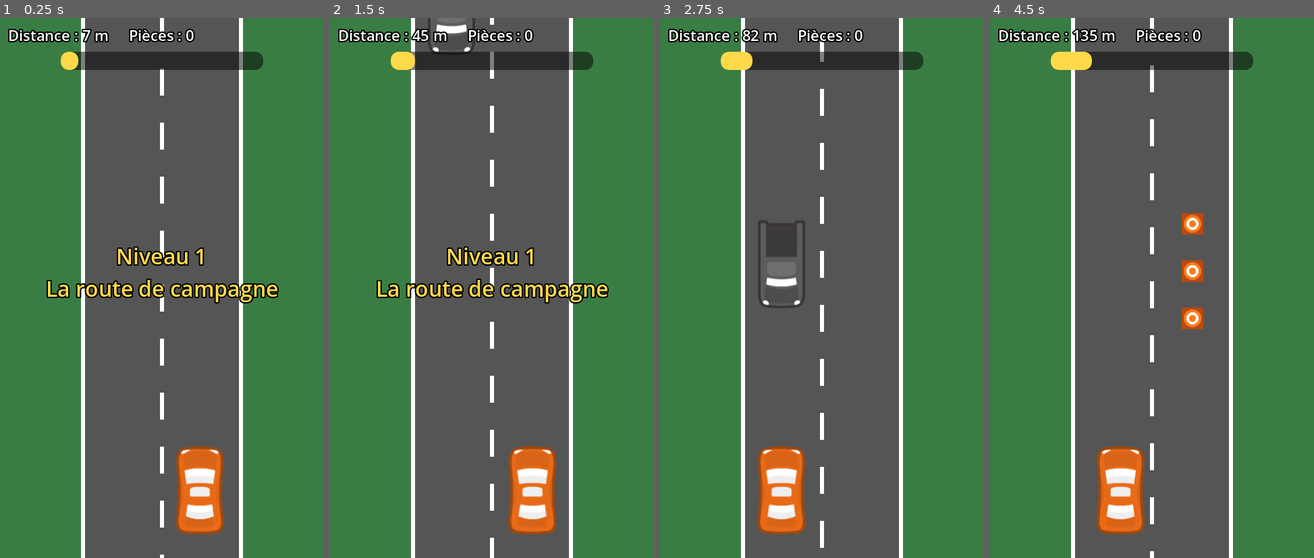
Above: before the commit, frames 1-4 (left to right).
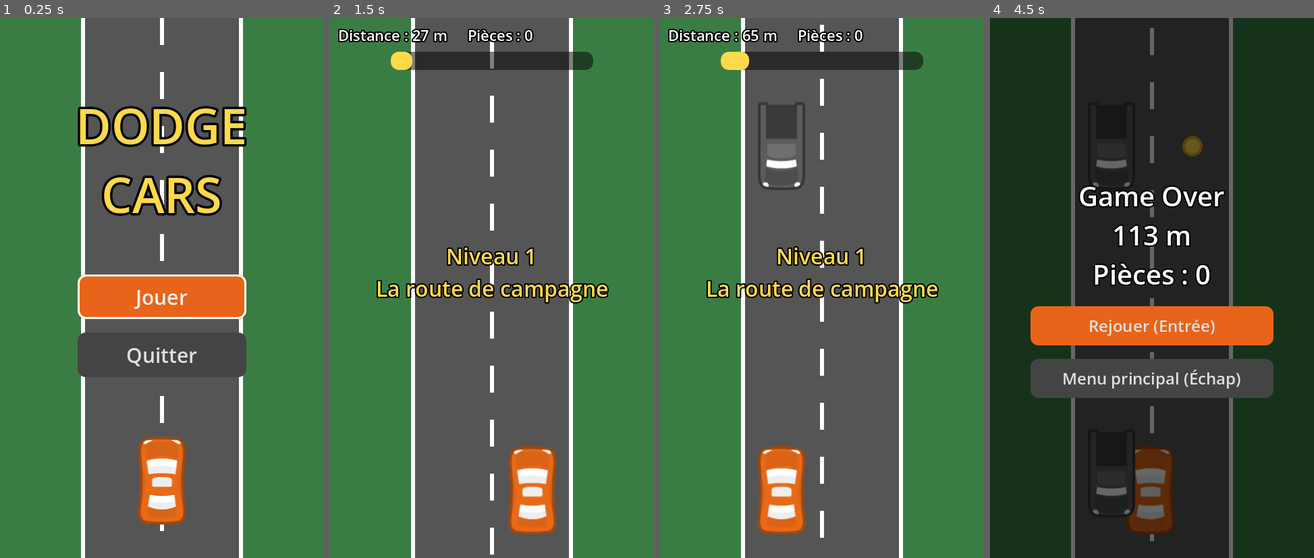
Above: after the commit, the same moments.

Repository: cyborg-core12/DodgeCars-
Game: Godot game, scene res://scenes/menu.tscn
The game is run twice, just before and just after one commit, with the same random seed, the same clock (stepped at 60 frames per second) and the same inputs. Before the commit the project starts from res://scenes/main.tscn. Sound files missing from this copy of the repository are replaced by a short silence.
Inputs (mouse positions are in pixels of both pictures, inside the frame that each line leads up to):
- Up to frame 1 (0.25 s): no input
- Up to frame 2 (1.5 s): click (492, 298) at 0.5 s, where only the run after the commit has a clickable "Jouer"; tap Enter (ui_accept) at 1.25 s; hold Right (ui_right) from 1.28 s (still down)
- Up to frame 3 (2.75 s): tap Enter (ui_accept) at 1.52, 2.27 s; release Right (ui_right) at 2.03 s; hold Left (ui_left) from 2.03 s (still down)
- Up to frame 4 (4.5 s): release Left (ui_left) at 2.78 s; hold Right (ui_right) 2.78-4.28 s; tap Enter (ui_accept) at 3.77 s; hold Left (ui_left) from 4.28 s (still down)

The runs differ from the first frame. In frame 1, 18% of the frame differs, in the area x 2-87%, y 2-100%; in frame 2, 0.9%; in frame 3, 5.2%; in frame 4, 94%, in the area x 0-100%, y 0-100%.

Commit message:
Ajout du son du moteur

Diff:
--- a/project.godot
+++ b/project.godot
@@ -11,7 +11,7 @@
 [application]
 
 config/name="DodgeCars Part1"
-run/main_scene="uid://uodo1xdnskeq"
+run/main_scene="uid://b0r2yamwgfx33"
 config/features=PackedStringArray("4.7", "Forward Plus")
 config/icon="res://icon.svg"
 
--- a/scenes/main.tscn
+++ b/scenes/main.tscn
@@ -2,6 +2,7 @@
 
 [ext_resource type="Script" uid="uid://bebhomlxe4716" path="res://scripts/main.gd" id="1_0wfyh"]
 [ext_resource type="PackedScene" uid="uid://bstjyk6f5ku3g" path="res://scenes/player.tscn" id="2_sugp2"]
+[ext_resource type="AudioStream" uid="uid://bfmdnhmp01u46" path="res://assets/engine.wav" id="3_sugp2"]
 
 [node name="Main" type="Node2D" unique_id=561509023]
 script = ExtResource("1_0wfyh")
@@ -35,3 +36,7 @@
 [node name="LevelLabel" type="Label" parent="HUD" unique_id=30837022]
 offset_right = 40.0
 offset_bottom = 23.0
+
+[node name="EngineSound" type="AudioStreamPlayer" parent="." unique_id=679680308]
+stream = ExtResource("3_sugp2")
+volume_db = -10.0
--- a/scripts/main.gd
+++ b/scripts/main.gd
@@ -2,18 +2,21 @@
 
 var enemy_scene = preload("res://scenes/enemy.tscn")
 var coin_scene = preload("res://scenes/coin.tscn")
-var cone_scene = preload("res://scenes/cone.tscn")
 
 var lanes = [180, 300]
 var enemy_speed = 300.0
 var spawn_time = 1.6
 var goal_distance = 1000.0
 
+var loop_start = 2.0
+var loop_end = 8.0
+
 var distance = 0.0
 var coins = 0
 var line_offset = 0.0
 var game_over = false
 var overlay
+var back_button
 
 func _ready():
 	$SpawnTimer.timeout.connect(spawn_enemy)
@@ -21,18 +24,17 @@
 	$Player.hit.connect(_on_player_hit)
 	$Player.coin_collected.connect(_on_coin_collected)
 	$Player.set_lanes(lanes)
+	setup_design()
 	$HUD/GameOver/RestartButton.pressed.connect(restart)
-	setup_design()
+	back_button.pressed.connect(go_to_menu)
 	show_message("Niveau 1\nLa route de campagne")
-
-
+	if has_node("EngineSound"):
+		$EngineSound.play(loop_start)
 
 func setup_design():
-
 	$HUD/ScoreLabel.position = Vector2(12, 10)
 	style_label($HUD/ScoreLabel, 22, Color.WHITE)
 
-	# Barre de progression dorée
 	var bar = $HUD/ProgressBar
 	bar.position = Vector2(90, 50)
 	bar.size = Vector2(300, 16)
@@ -41,14 +43,12 @@
 	bar.add_theme_stylebox_override("background", make_box(Color(0, 0, 0, 0.5)))
 	bar.add_theme_stylebox_override("fill", make_box(Color("ffd94a")))
 
-	# Message de début de niveau
 	var level_label = $HUD/LevelLabel
 	level_label.position = Vector2(0, 330)
 	level_label.size = Vector2(480, 100)
 	level_label.horizontal_alignment = HORIZONTAL_ALIGNMENT_CENTER
 	style_label(level_label, 32, Color("ffd94a"))
 
-	# Fond sombre derrière l'écran de fin
 	overlay = ColorRect.new()
 	overlay.color = Color(0, 0, 0, 0.6)
 	overlay.size = Vector2(480, 800)
@@ -56,32 +56,36 @@
 	$HUD.add_child(overlay)
 	$HUD.move_child(overlay, $HUD/GameOver.get_index())
 
-	# Écran de fin
 	var game_over_box = $HUD/GameOver
 	game_over_box.hide()
-	game_over_box.position = Vector2(60, 250)
-	game_over_box.size = Vector2(360, 300)
+	game_over_box.position = Vector2(60, 200)
+	game_over_box.size = Vector2(360, 400)
 	game_over_box.alignment = BoxContainer.ALIGNMENT_CENTER
-	game_over_box.add_theme_constant_override("separation", 25)
+	game_over_box.add_theme_constant_override("separation", 20)
 
 	var final_label = $HUD/GameOver/FinalLabel
 	final_label.horizontal_alignment = HORIZONTAL_ALIGNMENT_CENTER
 	style_label(final_label, 40, Color.WHITE)
 
-	# Bouton orange arrondi
-	var button = $HUD/GameOver/RestartButton
-	button.text = "Rejouer (Entrée)"
-	button.add_theme_font_size_override("font_size", 26)
-	button.add_theme_stylebox_override("normal", make_box(Color("e8641b")))
-	button.add_theme_stylebox_override("hover", make_box(Color("ff8a3d")))
-	button.add_theme_stylebox_override("pressed", make_box(Color("b84a10")))
-	button.add_theme_stylebox_override("focus", StyleBoxEmpty.new())
+	style_button($HUD/GameOver/RestartButton, "Rejouer (Entrée)", Color("e8641b"))
+
+	back_button = Button.new()
+	game_over_box.add_child(back_button)
+	style_button(back_button, "Menu principal (Échap)", Color("444444"))
 
 func style_label(label, font_size, color):
 	label.add_theme_font_size_override("font_size", font_size)
 	label.add_theme_color_override("font_color", color)
 	label.add_theme_color_override("font_outline_color", Color.BLACK)
 	label.add_theme_constant_override("outline_size", 8)
+
+func style_button(button, text, color):
+	button.text = text
+	button.add_theme_font_size_override("font_size", 24)
+	button.add_theme_stylebox_override("normal", make_box(color))
+	button.add_theme_stylebox_override("hover", make_box(color.lightened(0.2)))
+	button.add_theme_stylebox_override("pressed", make_box(color.darkened(0.2)))
+	button.add_theme_stylebox_override("focus", StyleBoxEmpty.new())
 
 func make_box(color):
 	var box = StyleBoxFlat.new()
@@ -90,44 +94,37 @@
 	box.set_content_margin_all(12)
 	return box
 
-# ---------- JEU ----------
-
 func _process(delta):
 	if game_over:
 		if Input.is_action_just_pressed("ui_accept"):
 			restart()
+		elif Input.is_action_just_pressed("ui_cancel"):
+			go_to_menu()
 		return
 
-	# Distance parcourue
 	distance += enemy_speed * delta / 10
 	$HUD/ScoreLabel.text = "Distance : %d m     Pièces : %d" % [distance, coins]
 	$HUD/ProgressBar.value = distance
 
-	# Niveau réussi
 	if distance >= goal_distance:
 		end_game("Niveau 1 réussi !\nPièces : %d" % coins)
 		return
 
-	# Fait défiler les lignes blanches
 	line_offset += enemy_speed * delta
 	if line_offset >= 80:
 		line_offset -= 80
 	queue_redraw()
 
+	if has_node("EngineSound") and $EngineSound.get_playback_position() > loop_end:
+		$EngineSound.seek(loop_start)
 
 func spawn_enemy():
-	# Une chance sur quatre d'avoir une zone de chantier
-	if randf() < 0.25:
-		spawn_cones()
-		return
-
 	var enemy_lane = lanes.pick_random()
 	var enemy = enemy_scene.instantiate()
 	enemy.position = Vector2(enemy_lane, -100)
 	enemy.speed = enemy_speed
 	add_child(enemy)
 
-	# Une chance sur deux de mettre une pièce dans une voie libre
 	if randf() < 0.5:
 		var free_lanes = lanes.duplicate()
 		free_lanes.erase(enemy_lane)
@@ -135,16 +132,6 @@
 		coin.position = Vector2(free_lanes.pick_random(), -100)
 		coin.speed = enemy_speed
 		add_child(coin)
-
-func spawn_cones():
-	var lane = lanes.pick_random()
-	# Rangée de 3 cônes dans la même voie
-	for i in 3:
-		var cone = cone_scene.instantiate()
-		cone.position = Vector2(lane, -60 - i * 70)
-		cone.speed = enemy_speed
-		add_child(cone)
-
 
 func _on_coin_collected():
 	coins += 1
@@ -162,6 +149,8 @@
 
 func end_game(text):
 	game_over = true
+	if has_node("EngineSound"):
+		$EngineSound.stop()
 	$SpawnTimer.stop()
 	$Player.set_process(false)
 	get_tree().call_group("enemies", "set_process", false)
@@ -176,17 +165,16 @@
 func restart():
 	get_tree().reload_current_scene()
 
+func go_to_menu():
+	get_tree().change_scene_to_file("res://scenes/menu.tscn")
+
 func _draw():
-	# Herbe
 	draw_rect(Rect2(0, 0, 480, 800), Color("3a7d44"))
-	# Route (s'adapte au nombre de voies)
 	var left = lanes[0] - 60
 	var right = lanes[-1] + 60
 	draw_rect(Rect2(left, 0, right - left, 800), Color("555555"))
-	# Bordures blanches sur les côtés de la route
 	draw_rect(Rect2(left, 0, 6, 800), Color.WHITE)
 	draw_rect(Rect2(right - 6, 0, 6, 800), Color.WHITE)
-	# Lignes blanches entre les voies
 	for i in range(lanes.size() - 1):
 		var x = (lanes[i] + lanes[i + 1]) / 2.0
 		var y = -80 + line_offset
Not shown, added: assets/engine.wav.import
Not shown, added: assets/engine.wav
